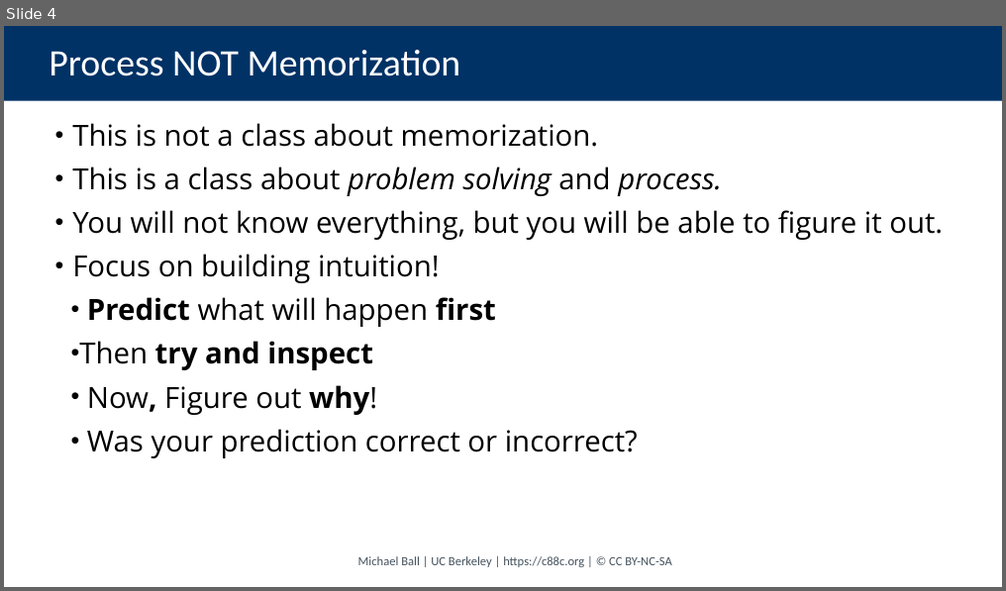
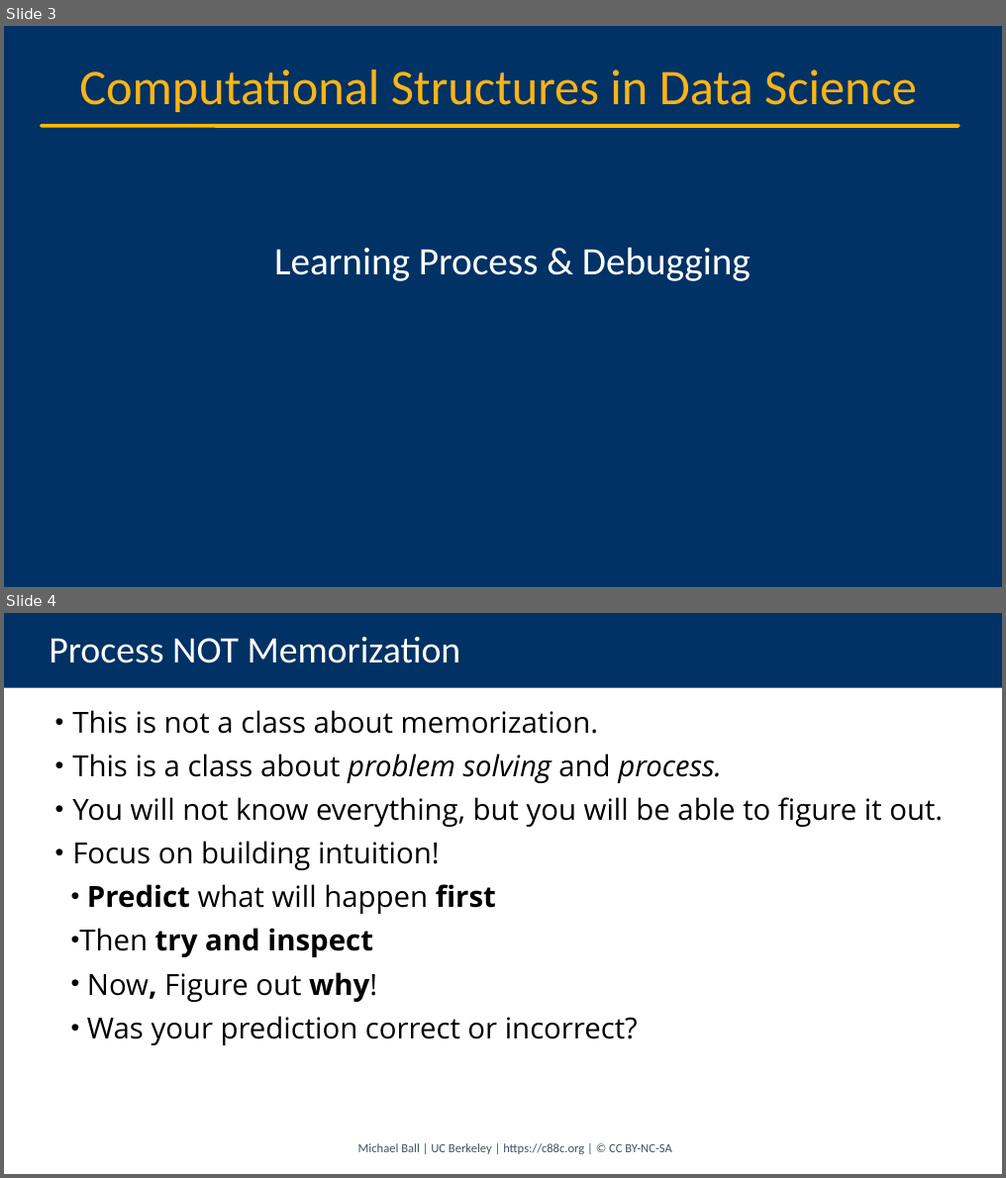
Before and after one commit to cs88-website/sp24, a slide deck: assets/slides/sp24/03-Loops.pptx. Shown one above the other, each under a label of ours: slide 4 before the commit, slides 3 and 4 after it. The pictures are 1006x591 and 1006x1178 pixels, drawn with LibreOffice and Linux fonts; fonts in the diff are those of the drawing; background and template pictures are left out. Boxes give left, top, right and bottom in pixels: in the first picture for what was removed or moved away, otherwise in the second. Text is boxed around its words. In the diff, an @@ line names an element or a change of style, - is before the commit and + after.

```diff
--- a/assets/slides/sp24/03-Loops.pptx
+++ b/assets/slides/sp24/03-Loops.pptx
@@ slide 3 added at bbox=[4, 26, 1002, 587], background #003265 @@
@@ text added at bbox=[79, 70, 917, 112], 48 pt, text #FCB515 @@
+Computational Structures in Data Science
@@ line added from (42, 126) to (958, 126), #FBBA03 3.75 pt @@
@@ title added at bbox=[274, 247, 750, 281], 37.3 pt, text #FFFFFF @@
+Learning Process & Debugging
```
Also in this commit, not shown: 6 slides changed, 1 other slide added, 1 slide removed, 21 other files.
